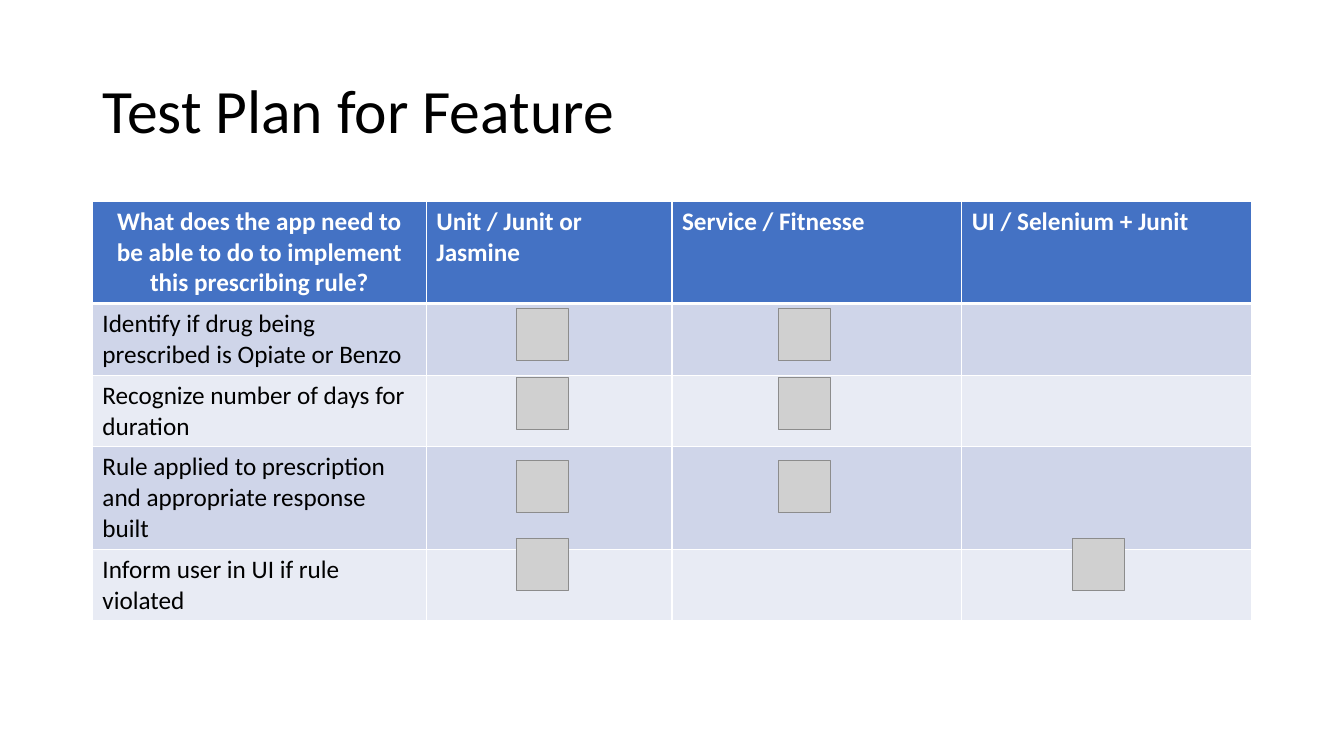
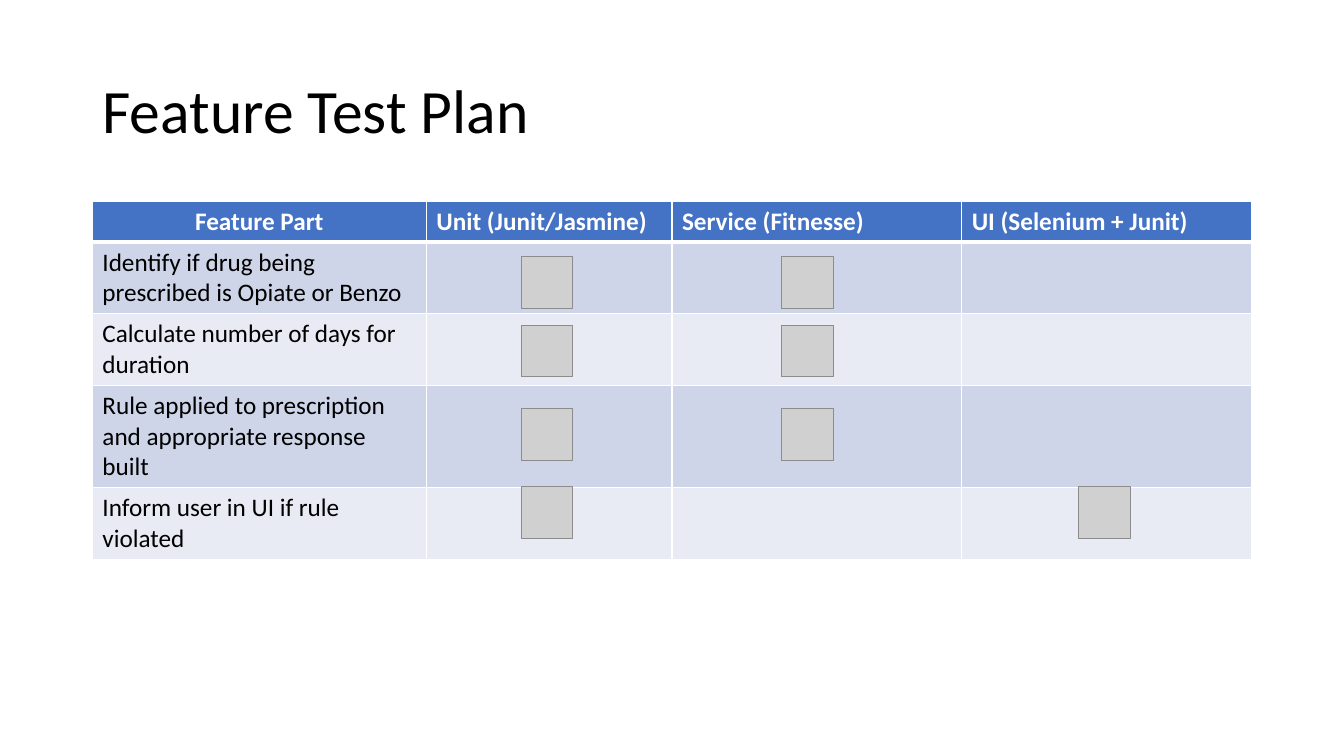
Before and after one commit to weaverj/testpyramidexample, a slide deck: slide 9 of Test Pyramid Presentation.pptx. Drawn at 1344x756 pixels with LibreOffice and Linux fonts; fonts in the diff are those of the drawing; grey boxes stand for pictures; background and template pictures are left out. Boxes give left, top, right and bottom in pixels: in the first picture for what was removed or moved away, otherwise in the second. Text is boxed around its words. In the diff, an @@ line names an element or a change of style, - is before the commit and + after.

Commit message:
slide work

```diff
--- a/Test Pyramid Presentation.pptx
+++ b/Test Pyramid Presentation.pptx
@@ title at [102,90,529,134]: text changed @@
-Test Plan for Feature
+Feature Test Plan
@@ table at [93,202,1253,556] @@
-row 1: What does the app need to be able to do to implement this prescribing rule? | Unit / Junit or Jasmine | Service / Fitnesse | UI / Selenium + Junit
+row 1: Feature Part | Unit (Junit/Jasmine) | Service (Fitnesse) | UI (Selenium + Junit)
-row 3, column 1: Recognize number of days for duration
+row 3, column 1: Calculate number of days for duration
@@ 6 pictures: place and size @@
-6 pictures at [516,309,1125,591]
+6 pictures at [521,257,1131,539]
@@ picture: place and size @@
-picture at [516,461,569,513]
+picture at [521,408,574,461]
@@ picture: place and size @@
-picture at [778,461,831,513]
+picture at [782,408,835,461]
```
Also in this commit, not shown: 2 other slides changed, 2 slides added, 2 slides removed, 2 other files.
